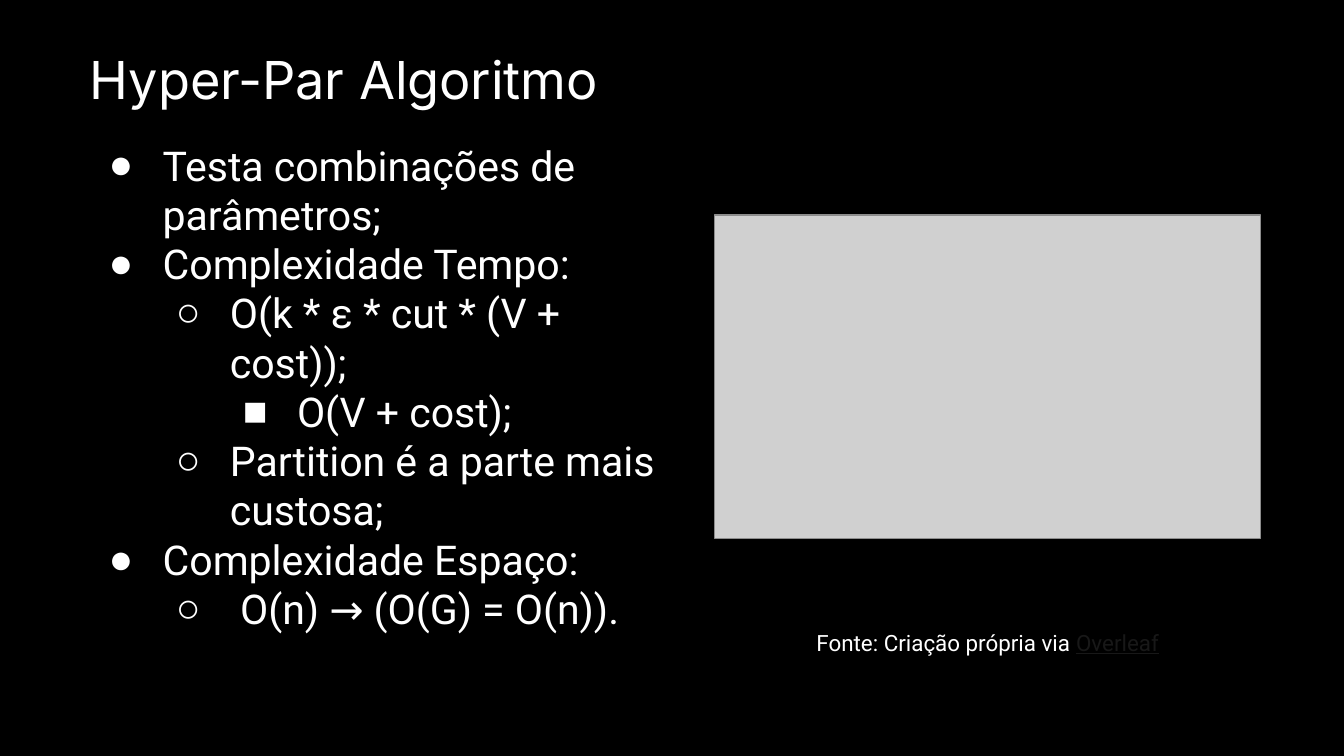
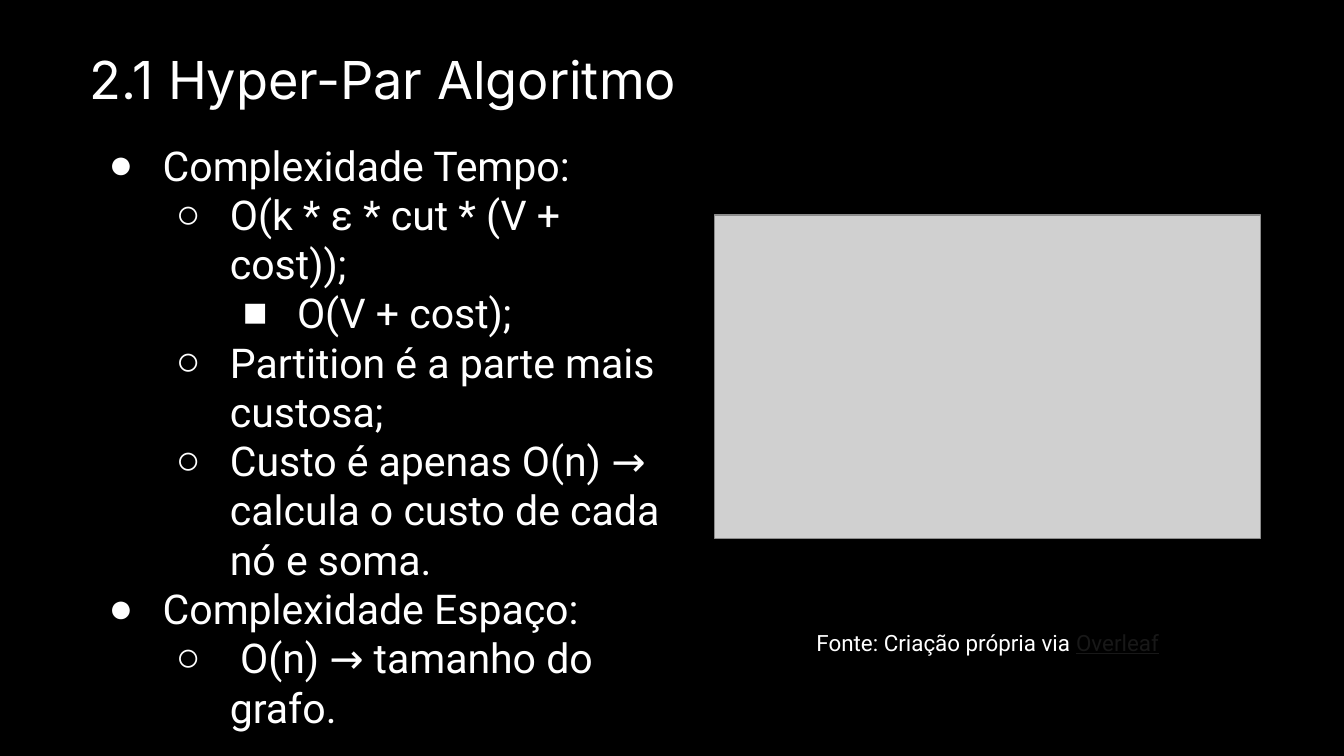
Before and after one commit to Dpbm/mestrado-aulas, a slide deck: slide 14 of algoritmos/projeto-seminario/Seminário.pptx (slide 26 before the commit). Drawn at 1344x756 pixels with LibreOffice and Linux fonts; fonts in the diff are those of the drawing; grey boxes stand for pictures. Boxes give left, top, right and bottom in pixels: in the first picture for what was removed or moved away, otherwise in the second. Text is boxed around its words. In the diff, an @@ line names an element or a change of style, - is before the commit and + after.

```diff
--- a/algoritmos/projeto-seminario/Seminário.pptx
+++ b/algoritmos/projeto-seminario/Seminário.pptx
@@ text at bbox=[90, 59, 676, 110]: text changed @@
-Hyper-Par Algoritmo
+2.1 Hyper-Par Algoritmo
@@ text at bbox=[163, 150, 575, 239]: paragraph removed @@
-● Testa combinações de parâmetros;
@@ text at bbox=[230, 443, 659, 576]: paragraph added @@
+  ○ Custo é apenas O(n) → calcula o custo de cada nó e soma.
@@ text at bbox=[374, 642, 593, 674]: text changed @@
-  ○ O(n) → (O(G) = O(n)).
+  ○ O(n) → tamanho do grafo.
```
Also in this commit, not shown: 17 other slides changed, 1 slide added, 15 slides removed, 6 other files.
